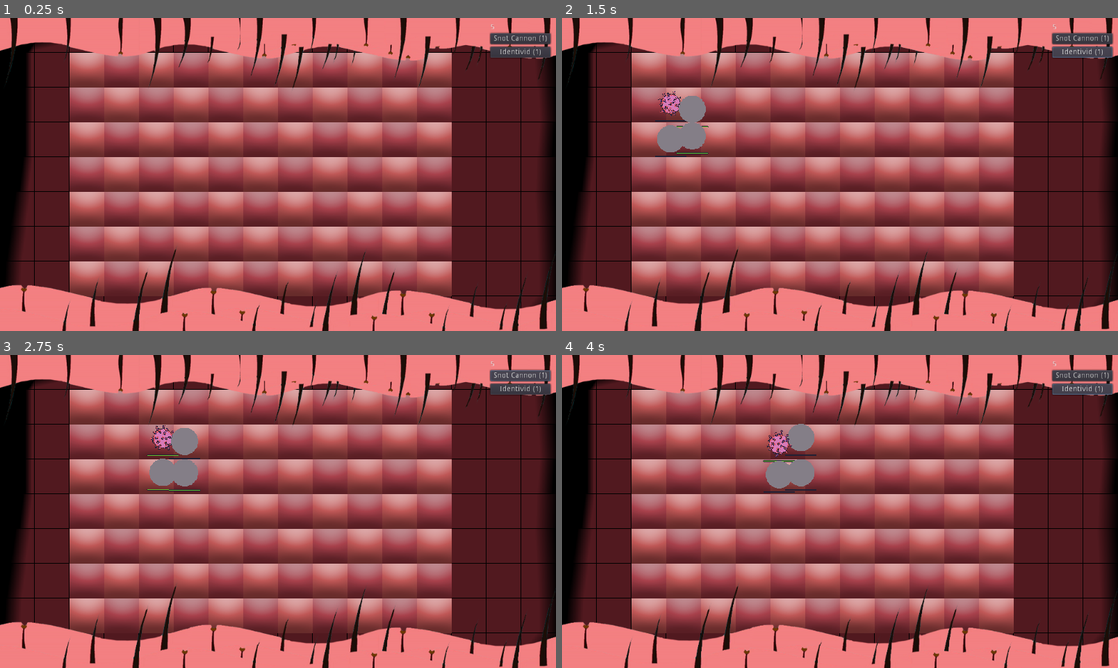
Above: before the commit, frames 1-4 (two rows, left to right).
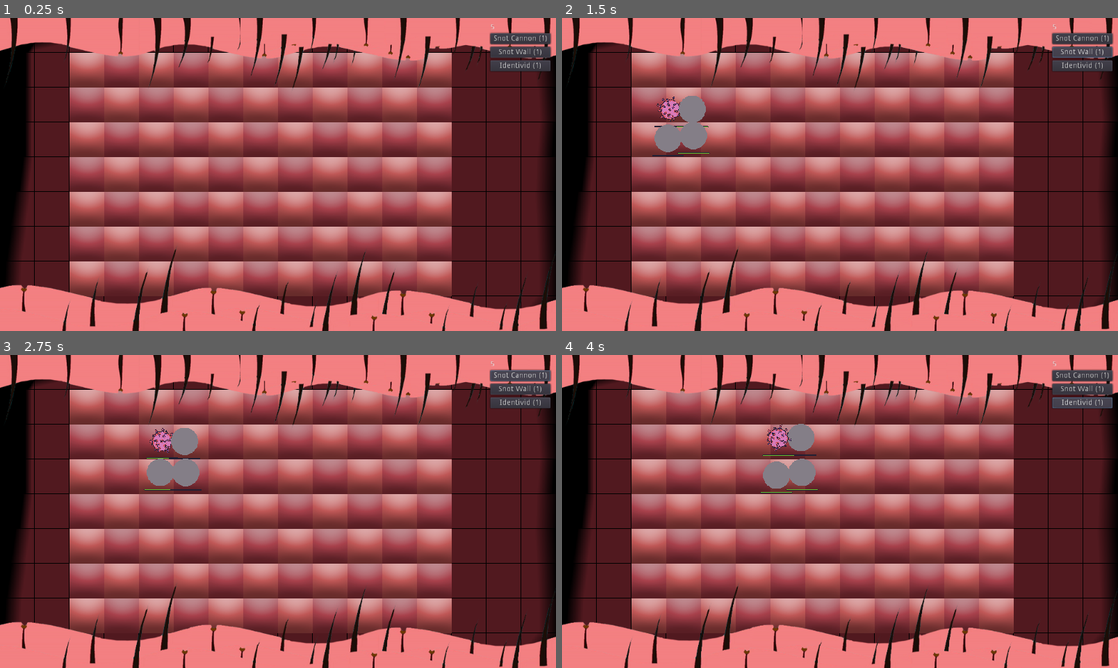
Above: after the commit, the same moments.

Repository: TeamKebab/GodotWildJam23
Game: Godot game, scene res://src/Main.tscn
Two runs of this game, one before a commit and one after it. Both use one fixed random seed, a clock stepped at 60 frames per second and the inputs below.
Inputs (mouse positions are in pixels of both pictures, inside the frame that each line leads up to):
- Up to frame 1 (0.25 s): no input
- Up to frame 2 (1.5 s): click "Identivid (1)" at 0.5 s; click (1084, 52) at 1.25 s, where only the run after the commit has a clickable "Snot Wall (1)"
- Up to frame 3 (2.75 s): click "Snot Cannon (1)" at 2 s
- Up to frame 4 (4 s): click "Snot Cannon (1)" at 2.75 s; click "Identivid (1)" at 3.5 s

The runs differ from the first frame. In frame 1, 0.4% of the frame differs, in the area x 88-99%, y 9-18%; in frame 2, 0.8%; in frame 3, 0.8%; in frame 4, 0.9%, in the area x 35-99%, y 9-45%.

Commit message:
snot wall

Diff:
--- a/src/Main.tscn
+++ b/src/Main.tscn
@@ -13,6 +13,7 @@
 [ext_resource path="res://src/Defenses.gd" type="Script" id=11]
 [ext_resource path="res://src/AntiBodies.gd" type="Script" id=12]
 [ext_resource path="res://src/entities/IdentividPlaceholder.tscn" type="PackedScene" id=13]
+[ext_resource path="res://src/entities/SnotWallPlaceholder.tscn" type="PackedScene" id=14]
 
 [node name="Game" type="Node"]
 
@@ -104,7 +105,7 @@
 [node name="ButtonContainer" type="VBoxContainer" parent="GUI/ToolBar/VBoxContainer"]
 margin_top = 18.0
 margin_right = 111.0
-margin_bottom = 63.0
+margin_bottom = 88.0
 size_flags_horizontal = 3
 custom_constants/separation = 5
 
@@ -113,10 +114,17 @@
 text = "Snot Cannon (1)"
 placeholder_type = ExtResource( 8 )
 
-[node name="IdentividButton" parent="GUI/ToolBar/VBoxContainer/ButtonContainer" instance=ExtResource( 7 )]
+[node name="WallButton" parent="GUI/ToolBar/VBoxContainer/ButtonContainer" instance=ExtResource( 7 )]
 margin_top = 25.0
 margin_right = 111.0
 margin_bottom = 45.0
+text = "Snot Wall (1)"
+placeholder_type = ExtResource( 14 )
+
+[node name="IdentividButton" parent="GUI/ToolBar/VBoxContainer/ButtonContainer" instance=ExtResource( 7 )]
+margin_top = 50.0
+margin_right = 111.0
+margin_bottom = 70.0
 text = "Identivid (1)"
 placeholder_type = ExtResource( 13 )
 
--- a/src/entities/Cutevid.tscn
+++ b/src/entities/Cutevid.tscn
@@ -1,10 +1,28 @@
-[gd_scene load_steps=3 format=2]
+[gd_scene load_steps=6 format=2]
 
 [ext_resource path="res://src/entities/Virus.tscn" type="PackedScene" id=1]
 [ext_resource path="res://src/entities/Cutevid.gd" type="Script" id=2]
 
+[sub_resource type="CircleShape2D" id=1]
+radius = 18.0
+
+[sub_resource type="CircleShape2D" id=2]
+radius = 22.0
+
+[sub_resource type="CircleShape2D" id=3]
+radius = 22.0
+
 [node name="Cutevid" instance=ExtResource( 1 )]
 script = ExtResource( 2 )
+
+[node name="CollisionShape2D" parent="." index="1"]
+shape = SubResource( 1 )
+
+[node name="CollisionShape2D" parent="HurtBox" index="0"]
+shape = SubResource( 2 )
+
+[node name="CollisionShape2D" parent="HitBox" index="0"]
+shape = SubResource( 3 )
 
 [editable path="HurtBox"]
 
--- a/src/entities/Ghostvid.tscn
+++ b/src/entities/Ghostvid.tscn
@@ -27,6 +27,15 @@
 } ]
 
 [sub_resource type="CircleShape2D" id=4]
+radius = 22.0
+
+[sub_resource type="CircleShape2D" id=5]
+radius = 24.0
+
+[sub_resource type="CircleShape2D" id=6]
+radius = 24.0
+
+[sub_resource type="CircleShape2D" id=7]
 
 [node name="Ghostvid" instance=ExtResource( 1 )]
 script = ExtResource( 3 )
@@ -35,13 +44,21 @@
 [node name="Sprite" parent="." index="0"]
 frames = SubResource( 3 )
 animation = "hidden"
-frame = 0
+
+[node name="CollisionShape2D" parent="." index="1"]
+shape = SubResource( 4 )
+
+[node name="CollisionShape2D" parent="HurtBox" index="0"]
+shape = SubResource( 5 )
+
+[node name="CollisionShape2D" parent="HitBox" index="0"]
+shape = SubResource( 6 )
 
 [node name="DetectionBox" parent="." index="6" instance=ExtResource( 2 )]
 collision_mask = 32
 
 [node name="CollisionShape2D" parent="DetectionBox" index="0"]
-shape = SubResource( 4 )
+shape = SubResource( 7 )
 
 [editable path="HurtBox"]
 
--- /dev/null
+++ b/src/entities/SnotWall.tscn
@@ -0,0 +1,40 @@
+[gd_scene load_steps=7 format=2]
+
+[ext_resource path="res://src/entities/Defense.tscn" type="PackedScene" id=1]
+[ext_resource path="res://assets/sprites/mucus-wall.png" type="Texture" id=2]
+
+[sub_resource type="RectangleShape2D" id=3]
+extents = Vector2( 22, 22 )
+
+[sub_resource type="AtlasTexture" id=1]
+atlas = ExtResource( 2 )
+region = Rect2( 0, 0, 64, 128 )
+
+[sub_resource type="SpriteFrames" id=2]
+animations = [ {
+"frames": [ SubResource( 1 ) ],
+"loop": true,
+"name": "default",
+"speed": 5.0
+} ]
+
+[sub_resource type="RectangleShape2D" id=4]
+extents = Vector2( 24, 24 )
+
+[node name="SnotWall" instance=ExtResource( 1 )]
+hp = 5.0
+
+[node name="CollisionShape2D" parent="." index="0"]
+position = Vector2( 0, 2 )
+shape = SubResource( 3 )
+
+[node name="Sprite" parent="." index="1"]
+position = Vector2( 0, -32 )
+frames = SubResource( 2 )
+animation = "default"
+frame = 0
+
+[node name="CollisionShape2D" parent="HurtBox" index="0"]
+shape = SubResource( 4 )
+
+[editable path="HurtBox"]
--- /dev/null
+++ b/src/entities/SnotWallPlaceholder.tscn
@@ -0,0 +1,18 @@
+[gd_scene load_steps=5 format=2]
+
+[ext_resource path="res://src/entities/SnotWall.tscn" type="PackedScene" id=1]
+[ext_resource path="res://src/components/Placeholder.tscn" type="PackedScene" id=2]
+[ext_resource path="res://assets/sprites/mucus-wall.png" type="Texture" id=3]
+
+[sub_resource type="RectangleShape2D" id=1]
+extents = Vector2( 22, 22 )
+
+[node name="Placeholder" instance=ExtResource( 2 )]
+entity = ExtResource( 1 )
+
+[node name="Sprite" parent="." index="0"]
+position = Vector2( 0, -32 )
+texture = ExtResource( 3 )
+
+[node name="CollisionShape2D" parent="." index="1"]
+shape = SubResource( 1 )
--- a/src/entities/Virus.tscn
+++ b/src/entities/Virus.tscn
@@ -22,15 +22,6 @@
 "speed": 10.0
 } ]
 
-[sub_resource type="CircleShape2D" id=4]
-radius = 18.0
-
-[sub_resource type="CircleShape2D" id=5]
-radius = 24.0
-
-[sub_resource type="CircleShape2D" id=6]
-radius = 24.0
-
 [node name="Virus" type="KinematicBody2D"]
 collision_layer = 4
 collision_mask = 12
@@ -38,25 +29,17 @@
 
 [node name="Sprite" type="AnimatedSprite" parent="."]
 frames = SubResource( 3 )
-frame = 1
 playing = true
 
 [node name="CollisionShape2D" type="CollisionShape2D" parent="."]
-shape = SubResource( 4 )
 
 [node name="HurtBox" parent="." instance=ExtResource( 3 )]
 collision_layer = 0
 collision_mask = 2
 
-[node name="CollisionShape2D" parent="HurtBox" index="0"]
-shape = SubResource( 5 )
-
 [node name="HitBox" parent="." instance=ExtResource( 4 )]
 collision_layer = 2147483649
 collision_mask = 0
-
-[node name="CollisionShape2D" parent="HitBox" index="0"]
-shape = SubResource( 6 )
 
 [node name="HP" parent="." instance=ExtResource( 5 )]
 position = Vector2( 0, 32 )
Binary file added: assets/sprites/mucus-wall.png
Not shown, added: assets/sprites/mucus-wall.png.import
Not shown: 1 places in src/Main.tscn that only renumber resources
Not shown: 1 places in src/entities/Ghostvid.tscn that only renumber resources
Not shown: 1 places in src/entities/Virus.tscn that only renumber resources
